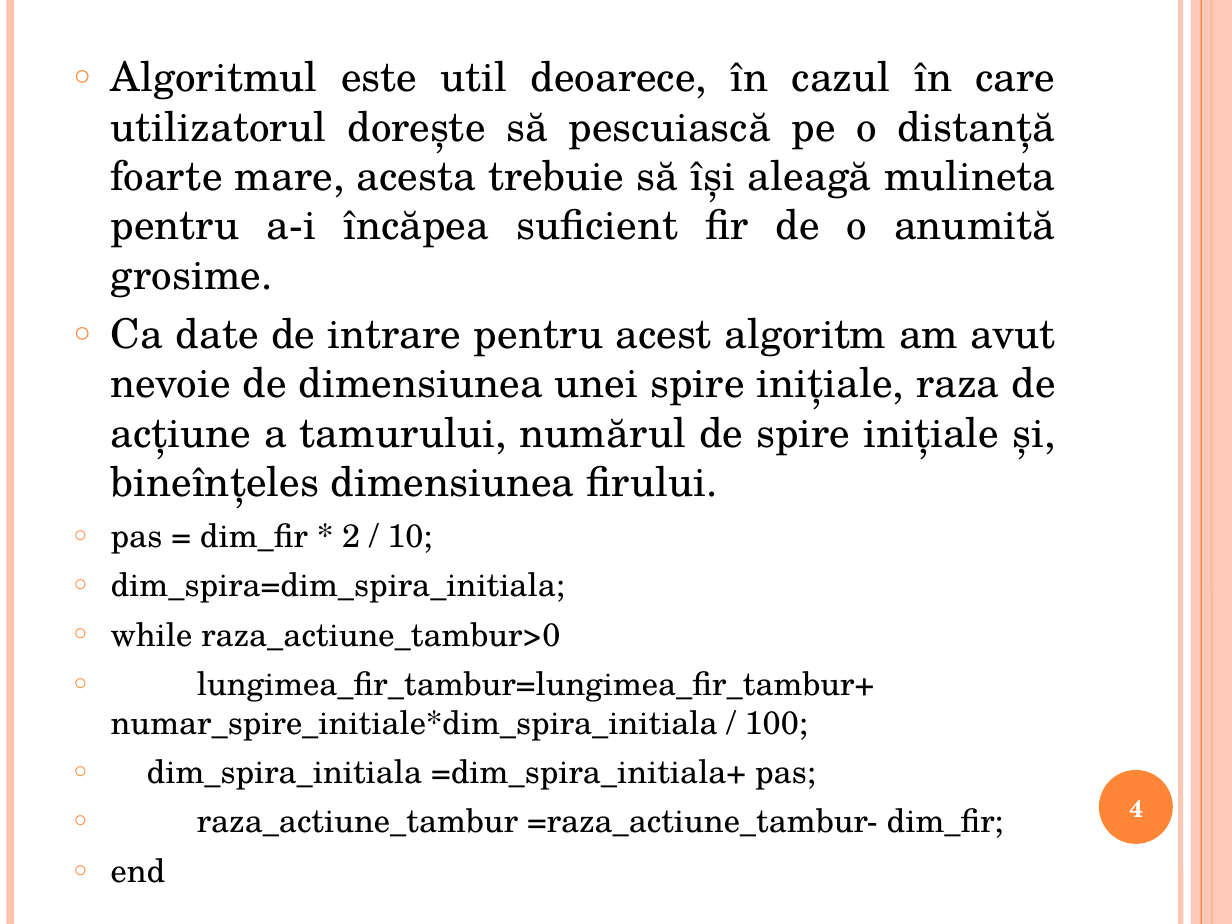
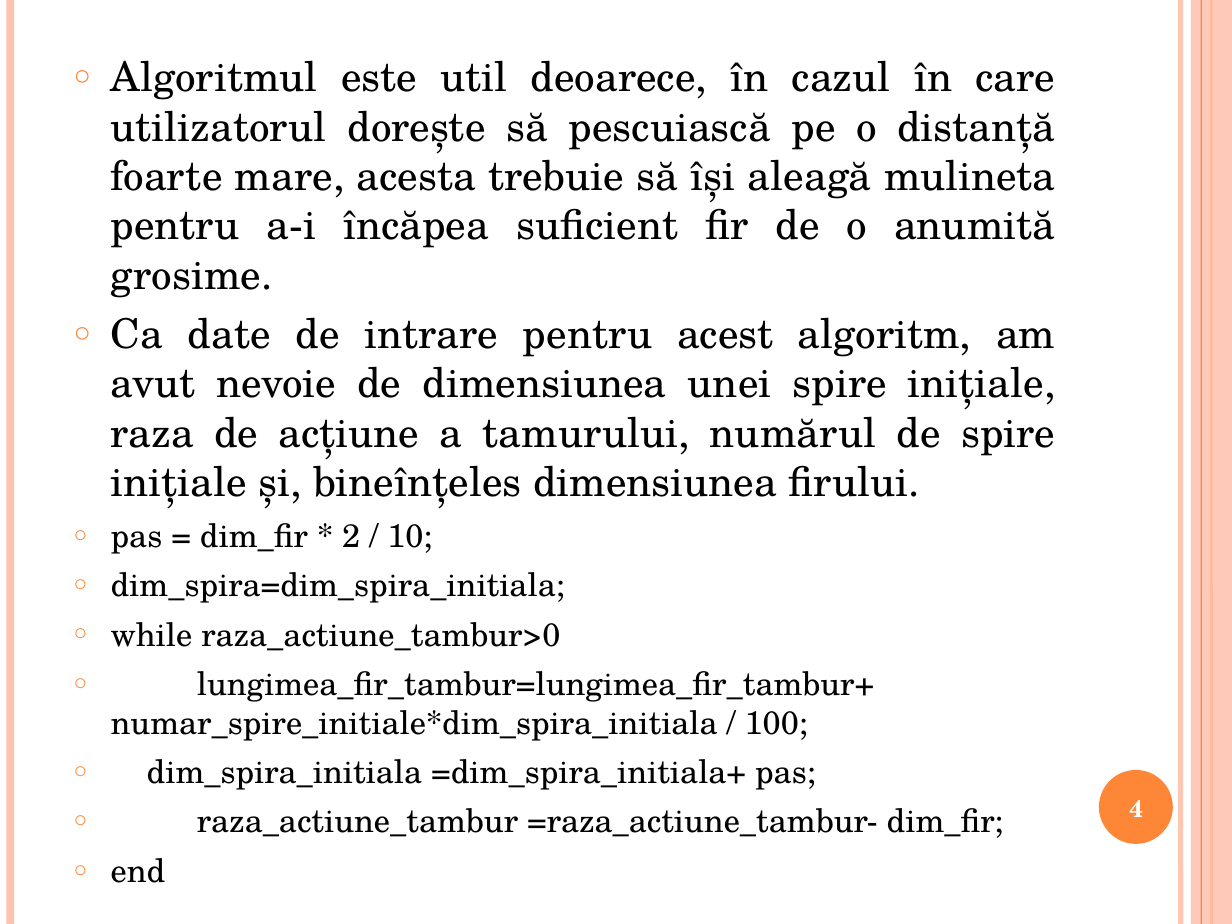
Before and after one commit to medyt/Lucrare-licenta, a slide deck: slide 4 of Prezentare licenta.pptx. Drawn at 1232x924 pixels with LibreOffice and Linux fonts; fonts in the diff are those of the drawing. Boxes give left, top, right and bottom in pixels: in the first picture for what was removed or moved away, otherwise in the second. Text is boxed around its words. In the diff, an @@ line names an element or a change of style, - is before the commit and + after.

```diff
--- a/Prezentare licenta.pptx
+++ b/Prezentare licenta.pptx
@@ text at <box>111,317,1056,508</box>: text changed @@
-○ Ca date de intrare pentru acest algoritm am avut nevoie de dimensiunea unei spire inițiale, raza de acțiune a tamurului, numărul de spire inițiale și, bineînțeles dimensiunea firului.
+○ Ca date de intrare pentru acest algoritm, am avut nevoie de dimensiunea unei spire inițiale, raza de acțiune a tamurului, numărul de spire inițiale și, bineînțeles dimensiunea firului.
```
Also in this commit, not shown: 10 other slides changed.
